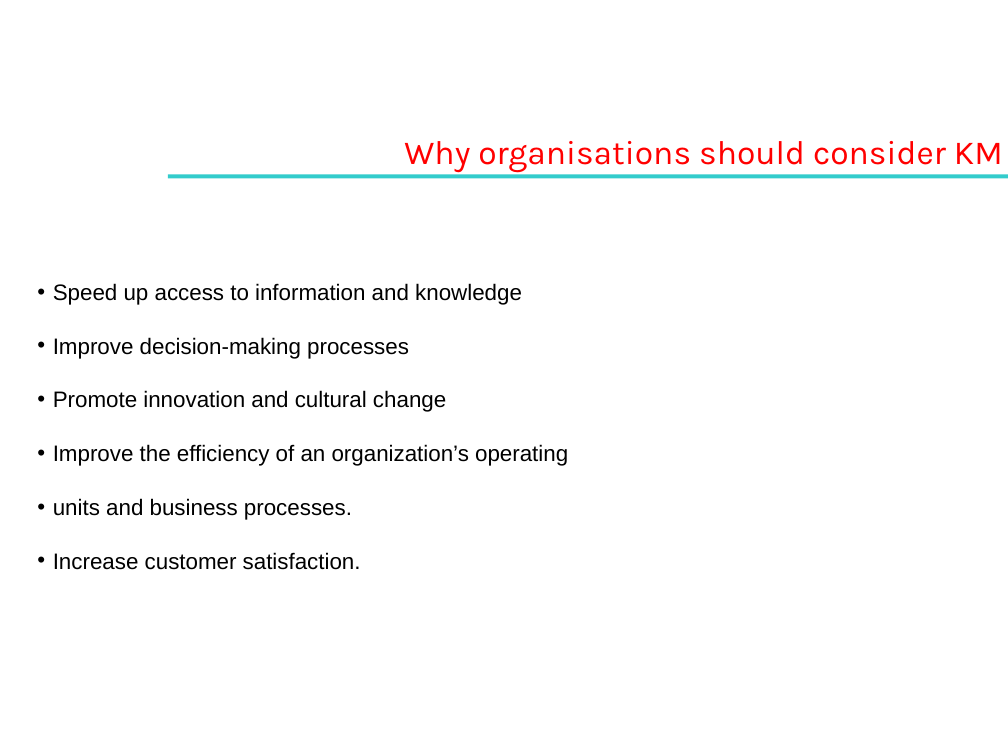
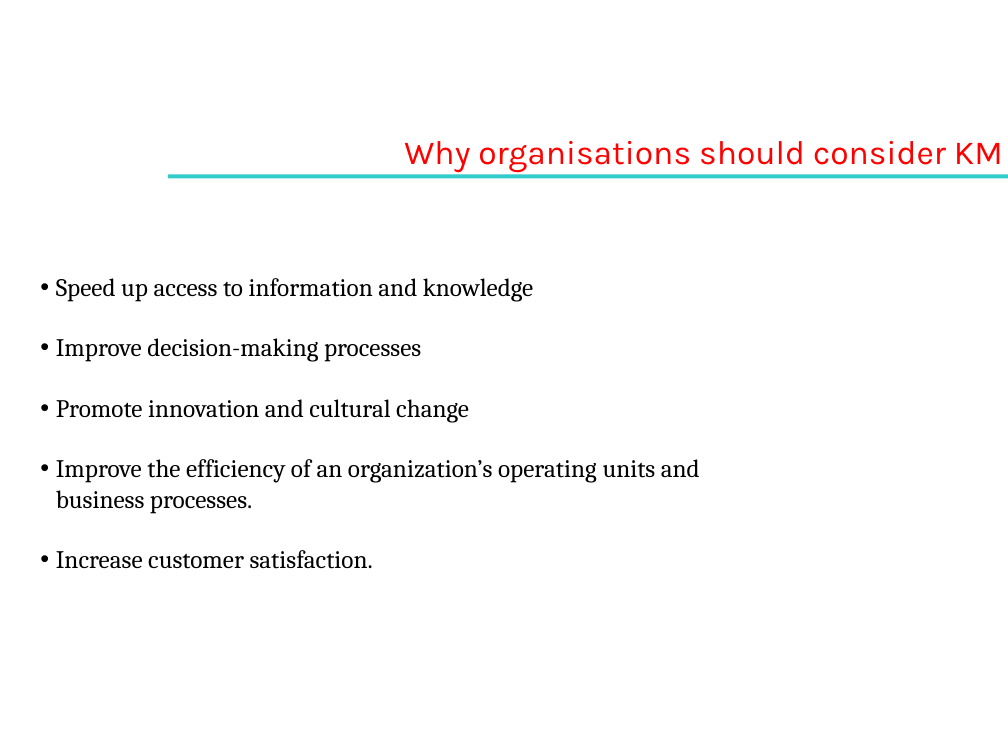
Before and after one commit to asinghania71/KM_PROJECT, a slide deck: slide 5 of kmppt.pptx (slide 3 before the commit). Drawn at 1008x756 pixels with LibreOffice and Linux fonts; fonts in the diff are those of the drawing; background and template pictures are left out. Boxes give left, top, right and bottom in pixels: in the first picture for what was removed or moved away, otherwise in the second. Text is boxed around its words. In the diff, an @@ line names an element or a change of style, - is before the commit and + after.

```diff
--- a/kmppt.pptx
+++ b/kmppt.pptx
@@ text at [56,278,533,569]: size 16 to 18 pt, font Arial to Cambria in "Speed up access to information and knowledge", "Improve decision-making processes", "Promote innovation and cultural change", "Increase customer satisfaction." @@
@@ text at [56,459,700,514]: text changed; size 16 to 18 pt; font Arial to Cambria @@
-• Improve the efficiency of an organization’s operating
-• units and business processes.
+• Improve the efficiency of an organization’s operating units and business processes.
```
Also in this commit, not shown: 11 other slides changed, 7 slides added, 1 other file.
